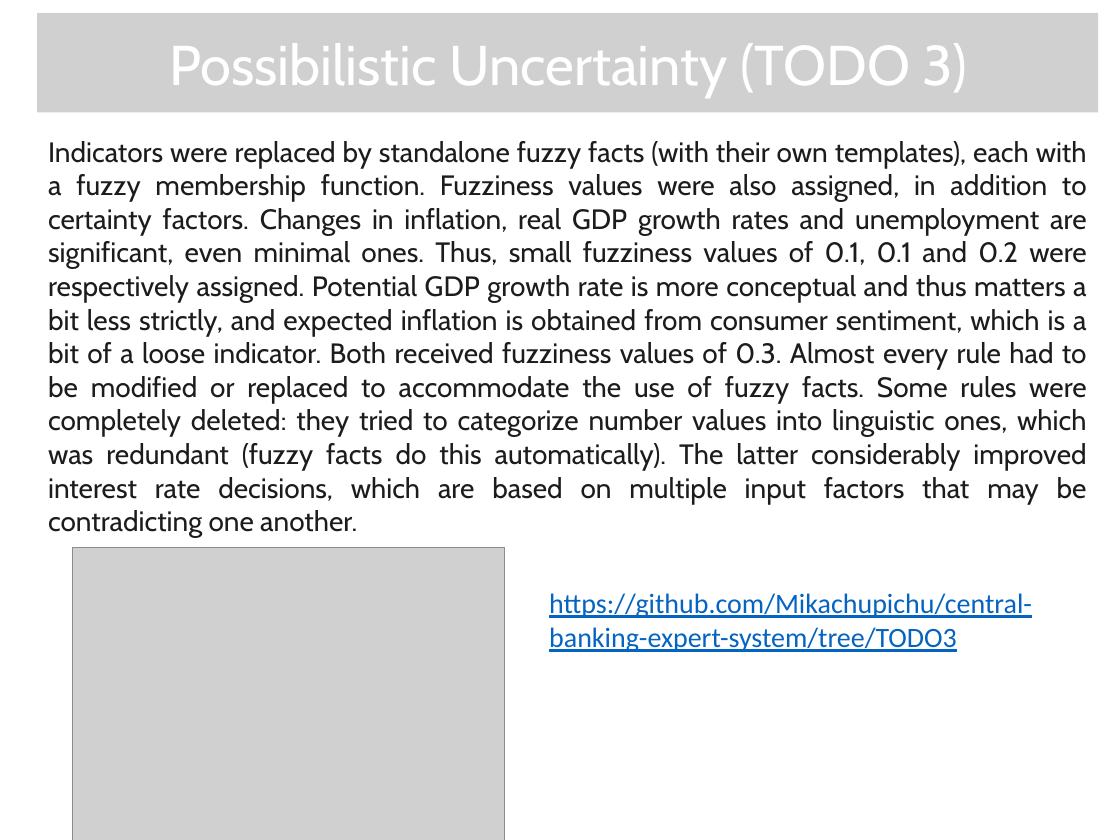
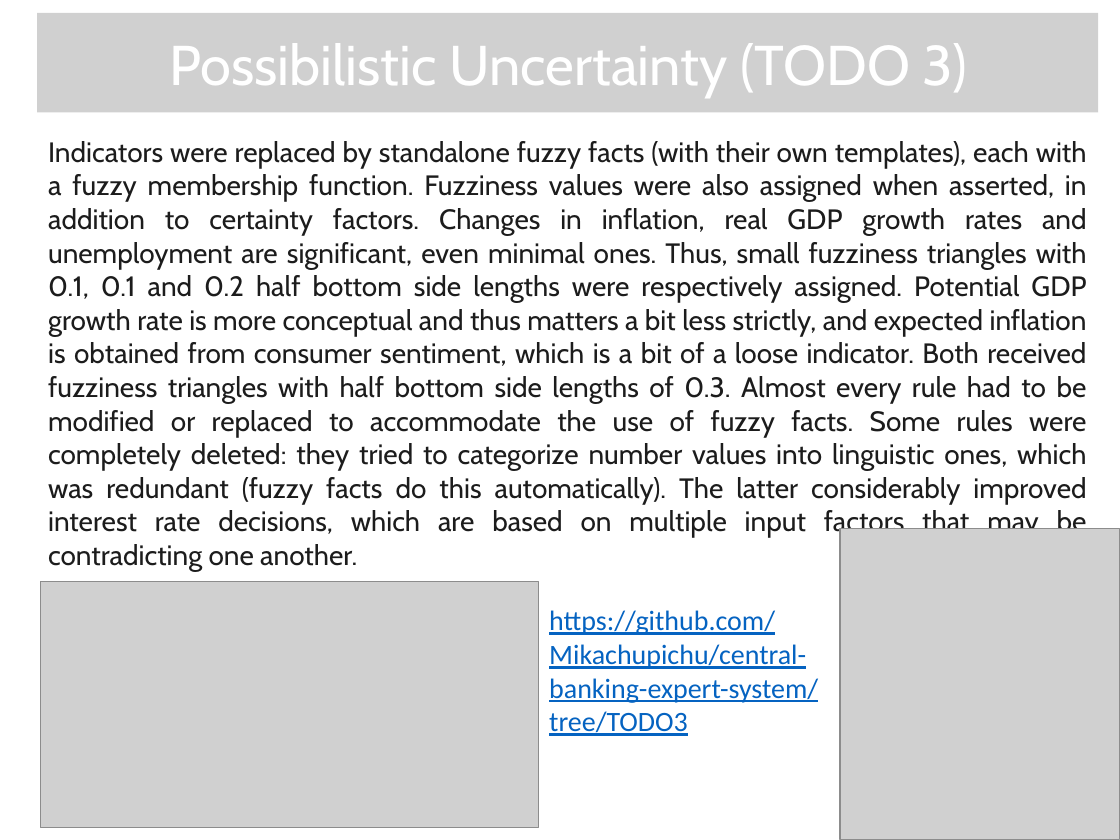
Before and after one commit to Mikachupichu/central-banking-expert-system, a slide deck: slide 7 of A-D2.pptx. Drawn at 1120x840 pixels with LibreOffice and Linux fonts; fonts in the diff are those of the drawing; grey boxes stand for pictures; background and template pictures are left out. Boxes give left, top, right and bottom in pixels: in the first picture for what was removed or moved away, otherwise in the second. Text is boxed around its words. In the diff, an @@ line names an element or a change of style, - is before the commit and + after.

```diff
--- a/A-D2.pptx
+++ b/A-D2.pptx
@@ text at <box>48,141,1087,571</box>: text changed @@
-Indicators were replaced by standalone fuzzy facts (with their own templates), each with a fuzzy membership function. Fuzziness values were also assigned, in addition to certainty factors. Changes in inflation, real GDP growth rates and unemployment are significant, even minimal ones. Thus, small fuzziness values of 0.1, 0.1 and 0.2 were respectively assigned. Potential GDP growth rate is more conceptual and thus matters a bit less strictly, and expected inflation is obtained from consumer sentiment, which is a bit of a loose indicator. Both received fuzziness values of 0.3. Almost every rule had to be modified or replaced to accommodate the use of fuzzy facts. Some rules were completely deleted: they tried to categorize number values into linguistic ones, which was redundant (fuzzy facts do this automatically). The latter considerably improved interest rate decisions, which are based on multiple input factors that may be contradicting one another.
+Indicators were replaced by standalone fuzzy facts (with their own templates), each with a fuzzy membership function. Fuzziness values were also assigned when asserted, in addition to certainty factors. Changes in inflation, real GDP growth rates and unemployment are significant, even minimal ones. Thus, small fuzziness triangles with 0.1, 0.1 and 0.2 half bottom side lengths were respectively assigned. Potential GDP growth rate is more conceptual and thus matters a bit less strictly, and expected inflation is obtained from consumer sentiment, which is a bit of a loose indicator. Both received fuzziness triangles with half bottom side lengths of 0.3. Almost every rule had to be modified or replaced to accommodate the use of fuzzy facts. Some rules were completely deleted: they tried to categorize number values into linguistic ones, which was redundant (fuzzy facts do this automatically). The latter considerably improved interest rate decisions, which are based on multiple input factors that may be contradicting one another.
@@ picture added at <box>840,529,1120,839</box> @@
@@ picture: place and size @@
-picture at <box>72,548,504,840</box>
+picture at <box>40,581,538,828</box>
@@ text "https://github.com/Mikachupichu/central-banking-expert-syste ..." rewrapped from <box>549,593,1032,652</box> to <box>549,610,818,736</box> @@
```
Also in this commit, not shown: 1 other slide changed, 1 other file.
